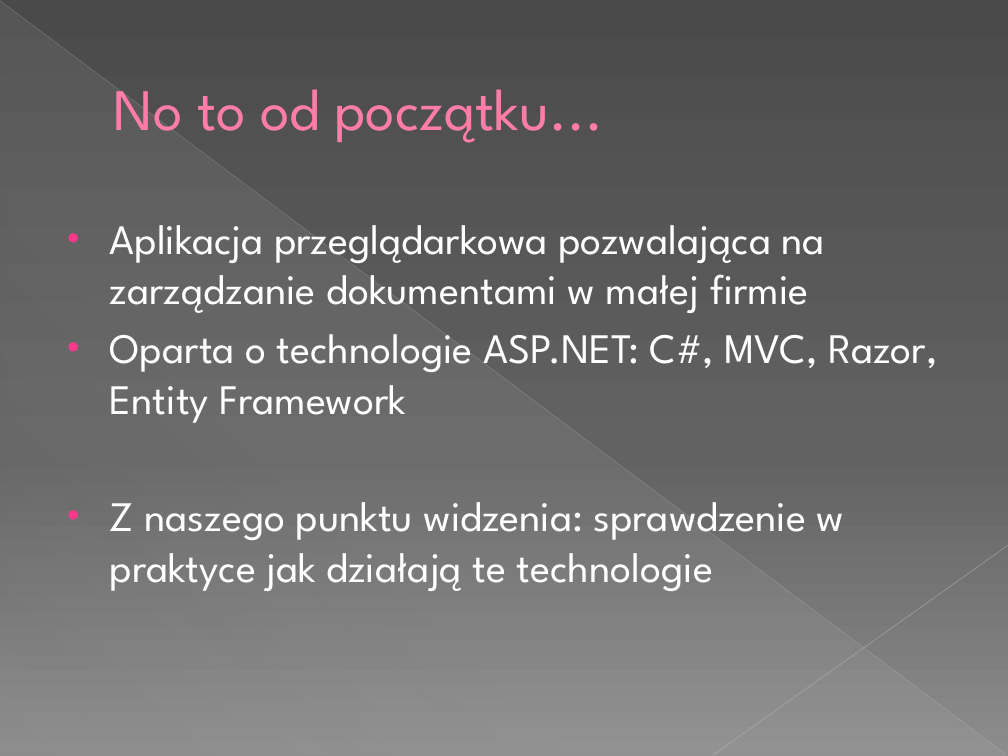
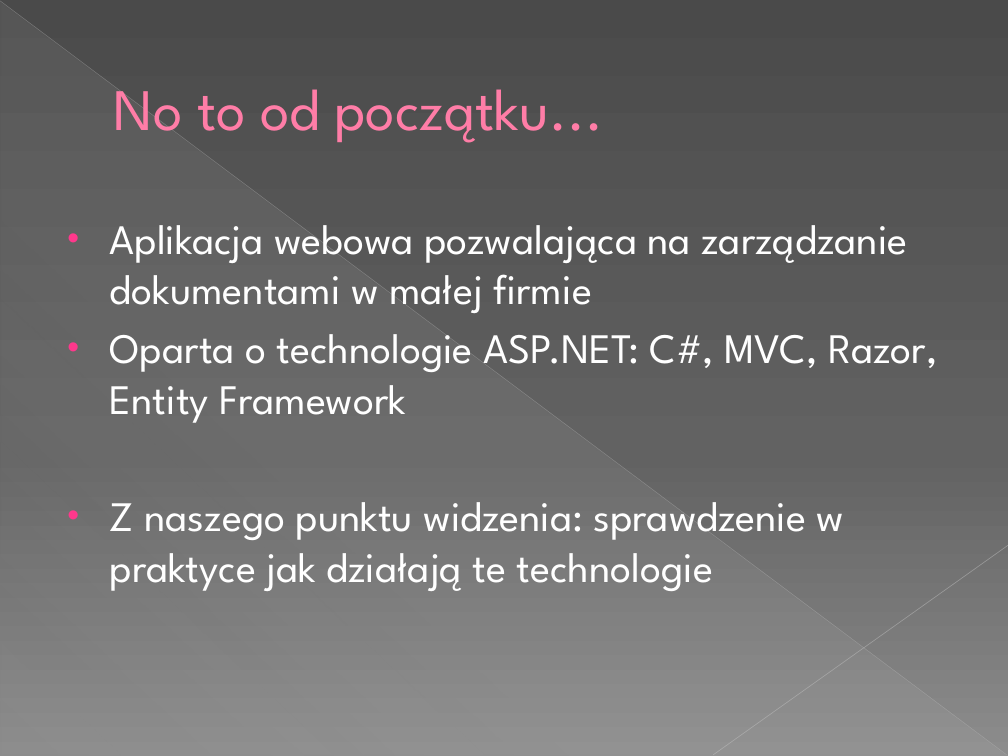
Before and after one commit to tMaxx/docspin, a slide deck: slide 2 of prez/112 Aplikacja do zarządzania obiegiem dokumentów.pptx. Drawn at 1008x756 pixels with LibreOffice and Linux fonts; fonts in the diff are those of the drawing. Boxes give left, top, right and bottom in pixels: in the first picture for what was removed or moved away, otherwise in the second. Text is boxed around its words. In the diff, an @@ line names an element or a change of style, - is before the commit and + after.

```diff
--- a/prez/112 Aplikacja do zarządzania obiegiem dokumentów.pptx
+++ b/prez/112 Aplikacja do zarządzania obiegiem dokumentów.pptx
@@ text at bbox=[110, 225, 907, 313]: text changed @@
-• Aplikacja przeglądarkowa pozwalająca na zarządzanie dokumentami w małej firmie
+• Aplikacja webowa pozwalająca na zarządzanie dokumentami w małej firmie
```
Also in this commit, not shown: 5 other slides changed, 3 slides added, 2 other files.
